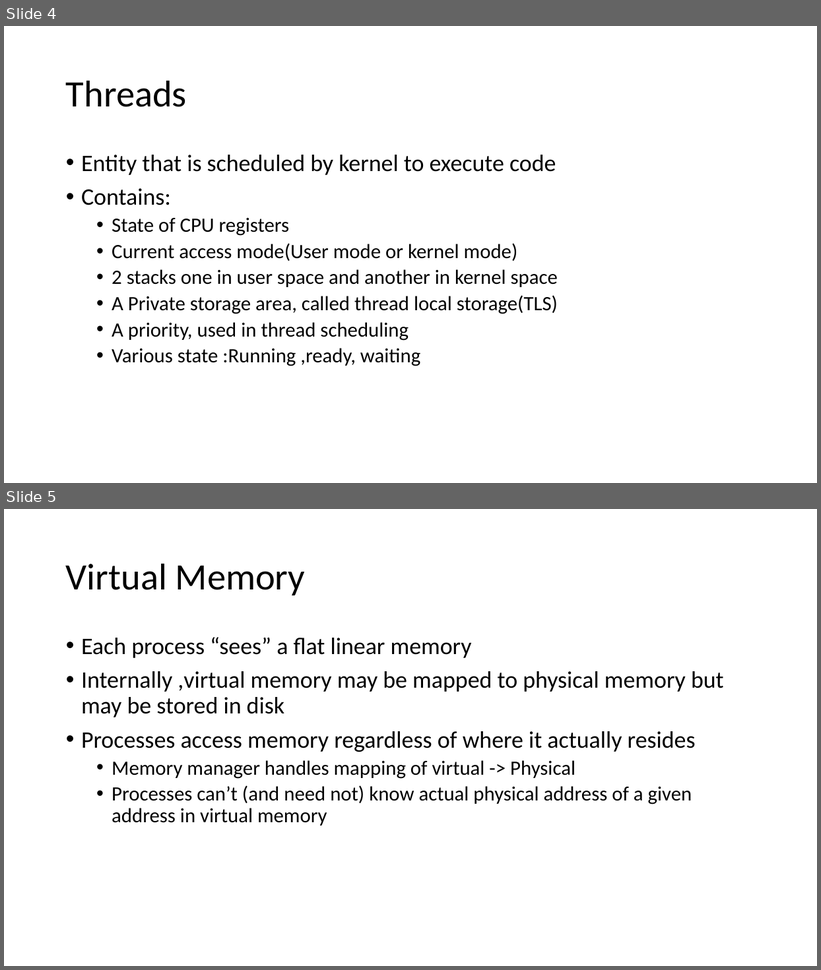
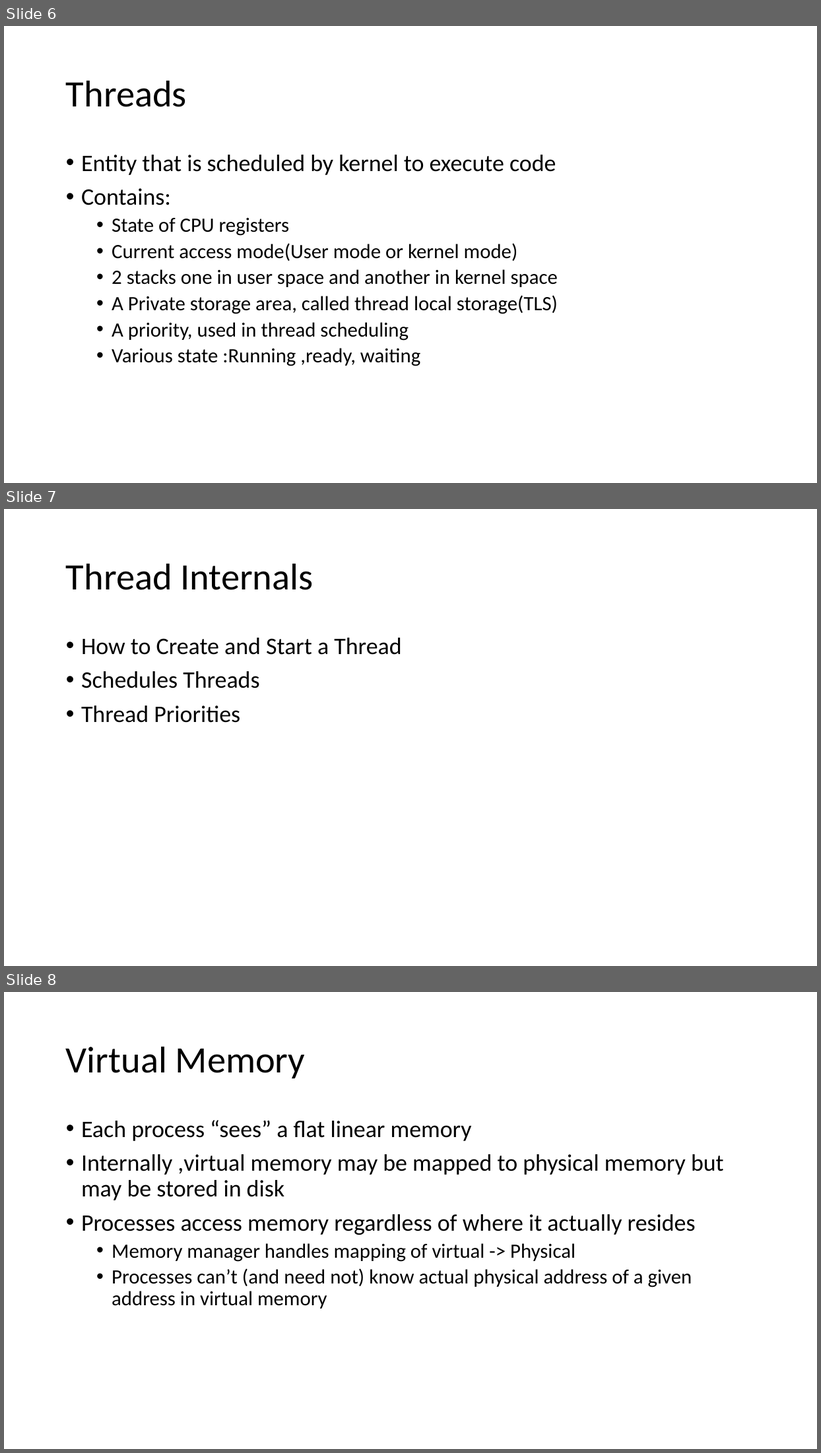
Before and after one commit to amlenduc/OS-Training, a slide deck: Operating System.pptx. Shown one above the other, each under a label of ours: slides 4 and 5 before the commit, slides 6, 7 and 8 after it. The pictures are 821x970 and 821x1453 pixels, drawn with LibreOffice and Linux fonts; fonts in the diff are those of the drawing. Boxes give left, top, right and bottom in pixels: in the first picture for what was removed or moved away, otherwise in the second. Text is boxed around its words. In the diff, an @@ line names an element or a change of style, - is before the commit and + after.

```diff
--- a/Operating System.pptx
+++ b/Operating System.pptx
@@ slide 7 added at <box>4,509,817,966</box>, background #FFFFFF @@
@@ title added at <box>66,563,314,590</box>, 44 pt, text #000000 @@
+Thread Internals
@@ text added at <box>81,638,401,723</box>, 28 pt, text #000000 @@
+• How to Create and Start a Thread
+• Schedules Threads
+• Thread Priorities
@@ what was slide 4 is now slide 6 @@
@@ what was slide 5 is now slide 8 @@
```
Also in this commit, not shown: 2 slides changed, 2 other slides added, 1 other file.
